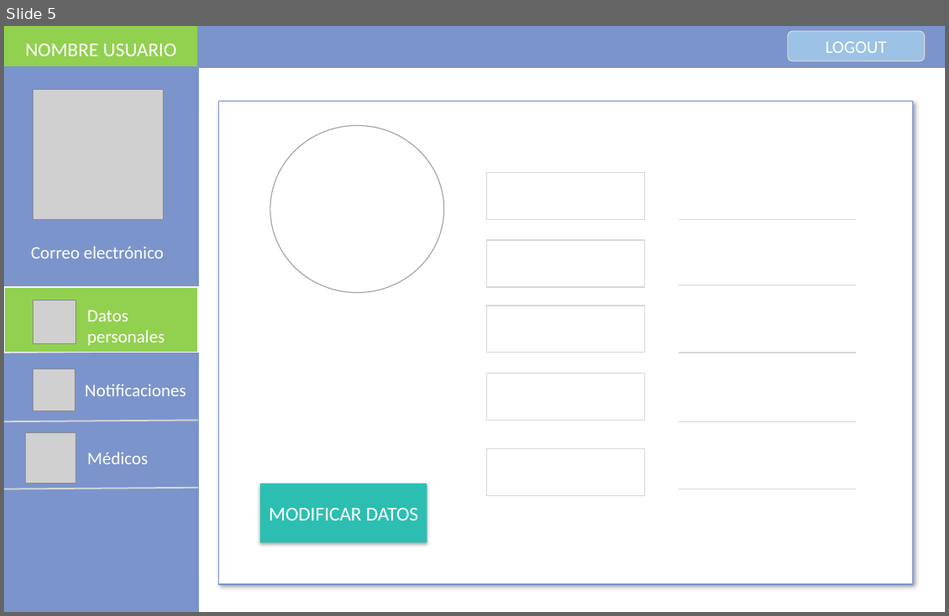
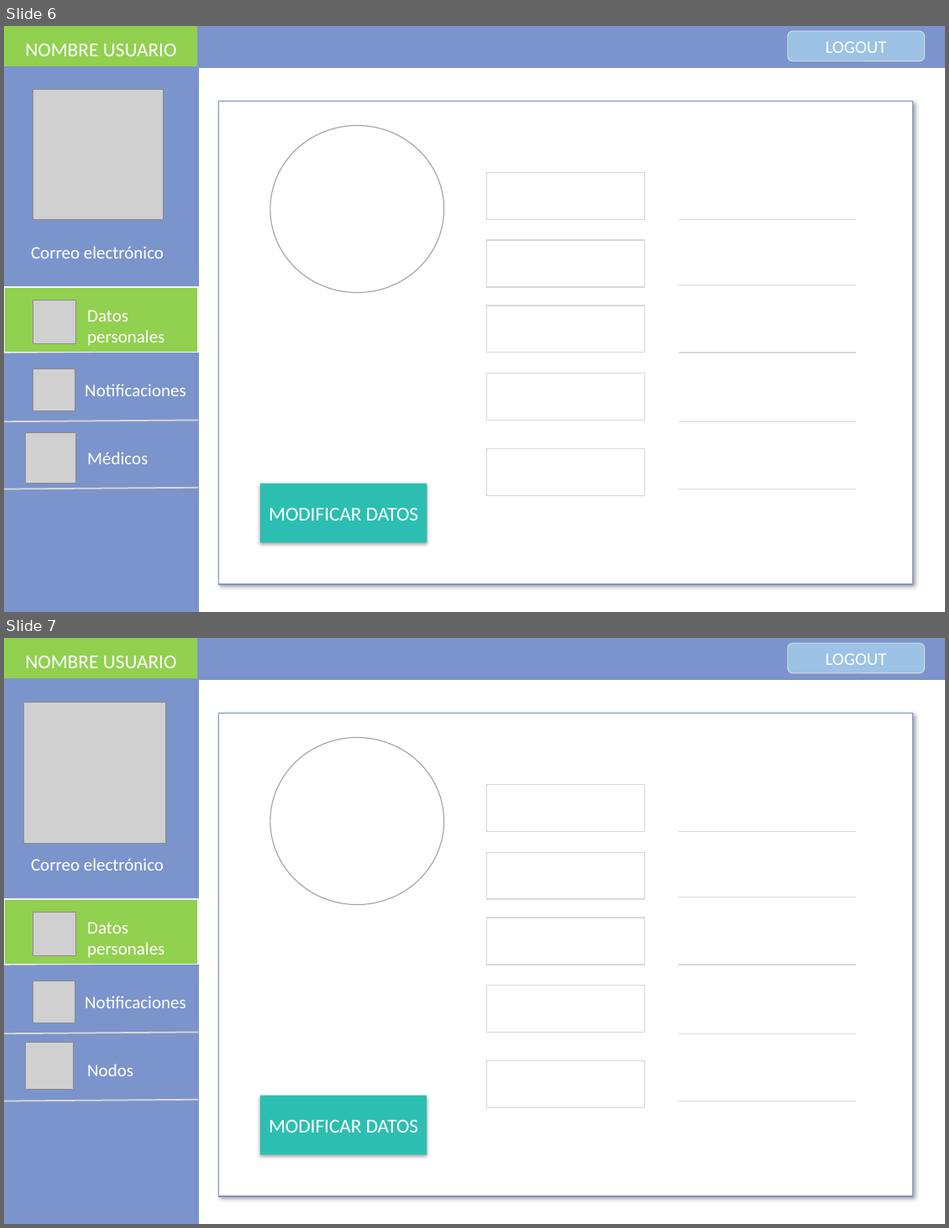
Before and after one commit to GabSaldana/TT_1, a slide deck: Interfaces/interfaces.pptx.pptx. Shown one above the other, each under a label of ours: slide 5 before the commit, slides 6 and 7 after it. The pictures are 949x616 and 949x1228 pixels, drawn with LibreOffice and Linux fonts; fonts in the diff are those of the drawing; grey boxes stand for pictures. Boxes give left, top, right and bottom in pixels: in the first picture for what was removed or moved away, otherwise in the second. Text is boxed around its words. In the diff, an @@ line names an element or a change of style, - is before the commit and + after.

```diff
--- a/Interfaces/interfaces.pptx.pptx
+++ b/Interfaces/interfaces.pptx.pptx
@@ slide 7 added at (x1=4, y1=638, x2=945, y2=1224), background #FFFFFF @@
@@ rectangle added at (x1=4, y1=638, x2=198, y2=683), fill #92D050, outline #92D050 1 pt, 20 pt, text #FFFFFF @@
+NOMBRE USUARIO
@@ rectangle added at (x1=198, y1=638, x2=945, y2=679), fill #7B94CB, outline #7B94CB 1.5 pt @@
@@ rounded rectangle added at (x1=788, y1=643, x2=925, y2=673), fill #9CC2E5, outline #D8D8D8 1 pt, 18 pt, text #FFFFFF @@
+LOGOUT
@@ rectangle added at (x1=4, y1=679, x2=198, y2=1223), fill #7B94CB, outline #7B94CB 1.5 pt @@
@@ picture added at (x1=24, y1=702, x2=165, y2=844) @@
@@ rectangle added at (x1=218, y1=713, x2=912, y2=1197), fill #FFFFFF, outline #7B94CB 1 pt @@
@@ ellipse added at (x1=270, y1=737, x2=443, y2=905), fill #FFFFFF, outline #A5A5A5 1 pt @@
@@ rectangle added at (x1=487, y1=784, x2=645, y2=831), fill #FFFFFF, outline #D8D8D8 1 pt @@
@@ line added from (679, 831) to (856, 831), #D8D8D8 1 pt @@
@@ text added at (x1=31, y1=858, x2=164, y2=871), 18 pt, text #FFFFFF @@
+Correo electrónico
@@ rectangle added at (x1=487, y1=852, x2=645, y2=900), fill #FFFFFF, outline #D8D8D8 1 pt @@
@@ line added from (198, 899) to (4, 901), #A5A5A5 1.5 pt @@
@@ rectangle added at (x1=4, y1=899, x2=198, y2=965), fill #92D050, outline #F2F2F2 1 pt @@
@@ picture added at (x1=33, y1=913, x2=76, y2=956) @@
@@ line added from (679, 897) to (856, 897), #D8D8D8 1 pt @@
@@ text added at (x1=87, y1=922, x2=164, y2=958), 18 pt, text #FFFFFF @@
+Datos personales
@@ rectangle added at (x1=487, y1=918, x2=645, y2=965), fill #FFFFFF, outline #D8D8D8 1 pt @@
@@ line added from (198, 963) to (4, 965), #D8D8D8 1.5 pt @@
@@ line added from (679, 965) to (856, 965), #D8D8D8 1 pt @@
@@ picture added at (x1=33, y1=981, x2=75, y2=1024) @@
@@ rectangle added at (x1=487, y1=985, x2=645, y2=1033), fill #FFFFFF, outline #D8D8D8 1 pt @@
@@ text added at (x1=85, y1=996, x2=186, y2=1008), 18 pt, text #FFFFFF @@
+Notificaciones
@@ line added from (198, 1033) to (4, 1034), #D8D8D8 1.5 pt @@
@@ line added from (679, 1034) to (856, 1034), #D8D8D8 1 pt @@
@@ picture added at (x1=26, y1=1042, x2=73, y2=1090) @@
@@ text added at (x1=87, y1=1064, x2=133, y2=1076), 18 pt, text #FFFFFF @@
+Nodos
@@ rectangle added at (x1=487, y1=1061, x2=645, y2=1108), fill #FFFFFF, outline #D8D8D8 1 pt @@
@@ line added from (198, 1099) to (4, 1101), #D8D8D8 1.5 pt @@
@@ rectangle added at (x1=260, y1=1095, x2=427, y2=1155), fill #2CBFB1, 19.9 pt, text #FFFFFF @@
+MODIFICAR DATOS
@@ line added from (679, 1101) to (856, 1101), #D8D8D8 1 pt @@
@@ what was slide 5 is now slide 6 @@
```
Also in this commit, not shown: 7 slides changed, 7 other slides added, 3 slides removed, 1 other file.
